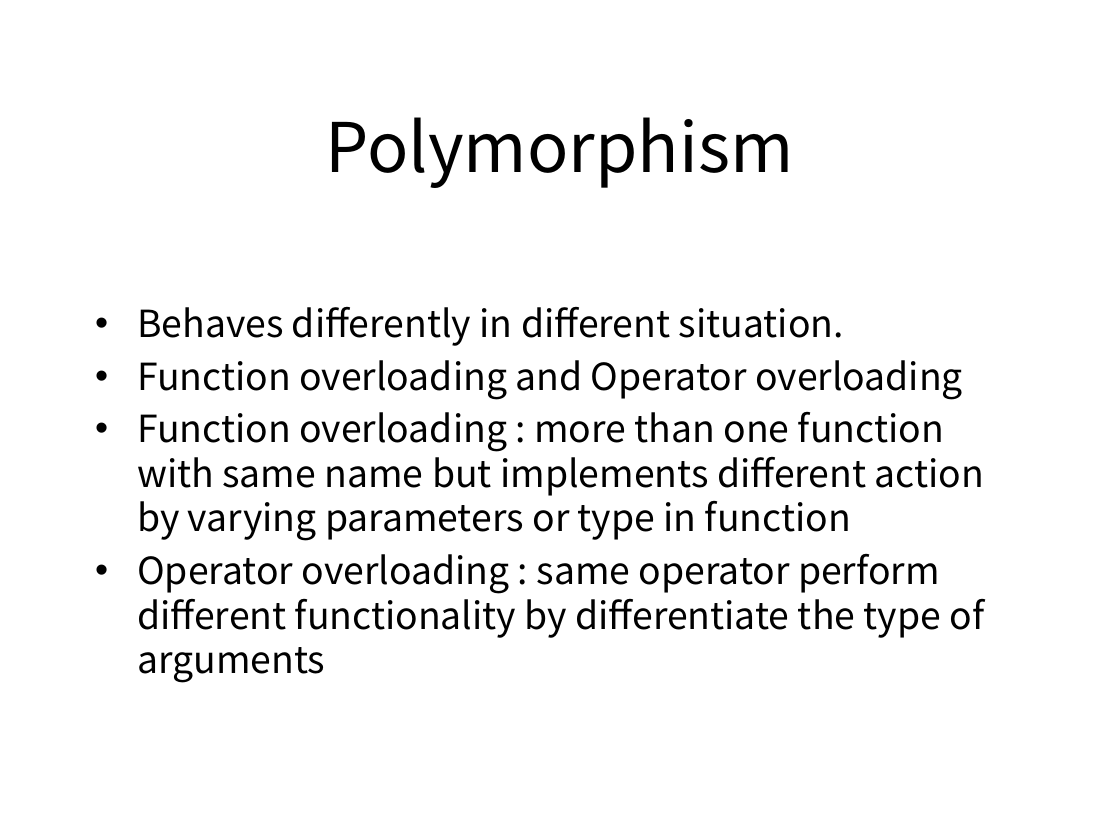
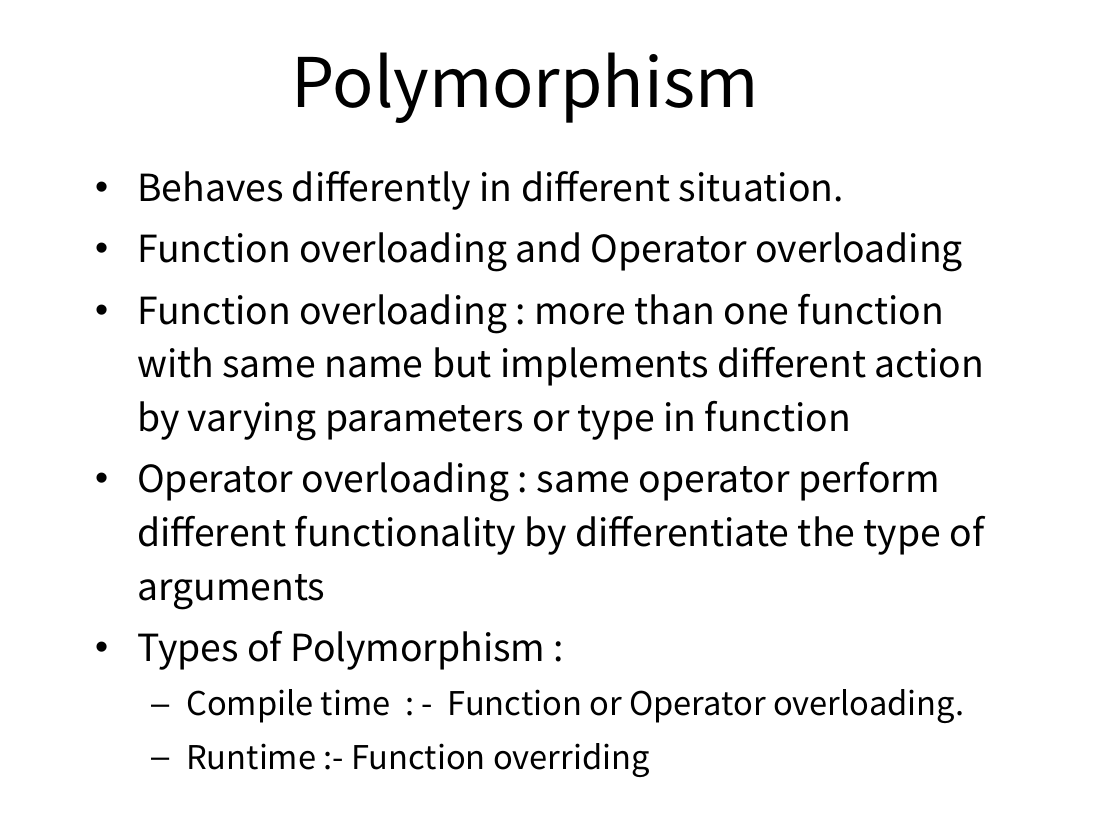
Before and after one commit to pankajfri/Training-Materials, a slide deck: slide 13 of Objected Oriented Programming Concepts Using C++ & Data Structures/OOPs with C++.pptx. Drawn at 1120x840 pixels with LibreOffice and Linux fonts; fonts in the diff are those of the drawing; background and template pictures are left out. Boxes give left, top, right and bottom in pixels: in the first picture for what was removed or moved away, otherwise in the second. Text is boxed around its words. In the diff, an @@ line names an element or a change of style, - is before the commit and + after.

```diff
--- a/Objected Oriented Programming Concepts Using C++ & Data Structures/OOPs with C++.pptx
+++ b/Objected Oriented Programming Concepts Using C++ & Data Structures/OOPs with C++.pptx
@@ title "Polymorphism": place and size @@
-title "Polymorphism" at (326,117,794,188)
+title "Polymorphism" at (291,52,759,123)
@@ text "Behaves differently in different situation.": place and size @@
-text "Behaves differently in different situation." at (137,307,985,683)
+text "Behaves differently in different situation." at (137,171,985,777)
@@ text at (137,171,985,610): line spacing 1 to 1.2 @@
@@ text at (137,631,964,777): paragraphs added @@
+• Types of Polymorphism :
+  – Compile time : - Function or Operator overloading.
+  – Runtime :- Function overriding
```
Also in this commit, not shown: 8 other slides changed, 3 other files.
